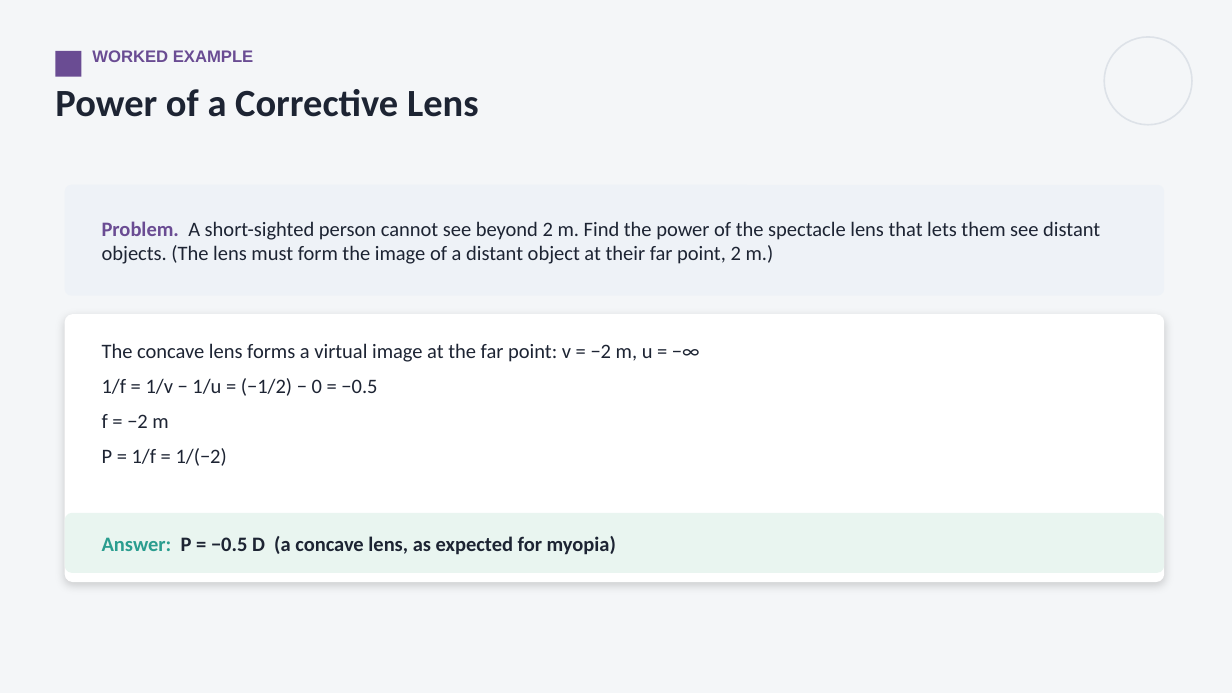
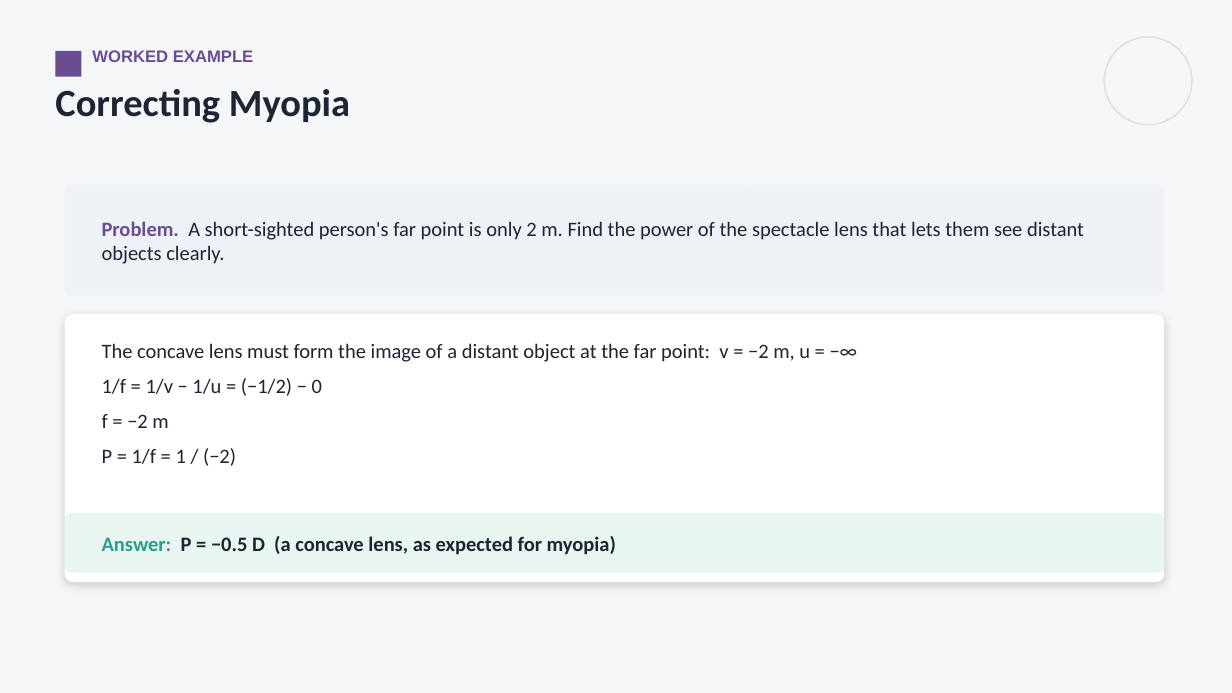
Before and after one commit to parmeshwars2911/MyFirstAR, a slide deck: slide 27 of ppt/TN_Grade10/TN10_S22_Human_Eye.pptx (slide 20 before the commit). Drawn at 1232x693 pixels with LibreOffice and Linux fonts; fonts in the diff are those of the drawing. Boxes give left, top, right and bottom in pixels: in the first picture for what was removed or moved away, otherwise in the second. Text is boxed around its words. In the diff, an @@ line names an element or a change of style, - is before the commit and + after.

```diff
--- a/ppt/TN_Grade10/TN10_S22_Human_Eye.pptx
+++ b/ppt/TN_Grade10/TN10_S22_Human_Eye.pptx
@@ text at [55,89,350,123]: text changed @@
-Power of a Corrective Lens
+Correcting Myopia
@@ text at [102,221,1084,264]: text changed @@
-Problem. A short-sighted person cannot see beyond 2 m. Find the power of the spectacle lens that lets them see distant objects. (The lens must form the image of a distant object at their far point, 2 m.)
+Problem. A short-sighted person's far point is only 2 m. Find the power of the spectacle lens that lets them see distant objects clearly.
@@ text at [102,343,810,396]: text changed @@
-The concave lens forms a virtual image at the far point: v = −2 m, u = −∞
-1/f = 1/v − 1/u = (−1/2) − 0 = −0.5
+The concave lens must form the image of a distant object at the far point: v = −2 m, u = −∞
+1/f = 1/v − 1/u = (−1/2) − 0
@@ text at [102,448,236,466]: spaces changed @@
-P = 1/f = 1/(−2)
+P = 1/f = 1 / (−2)
```
Also in this commit, not shown: 10 other slides changed, 10 slides added, 6 other files.
